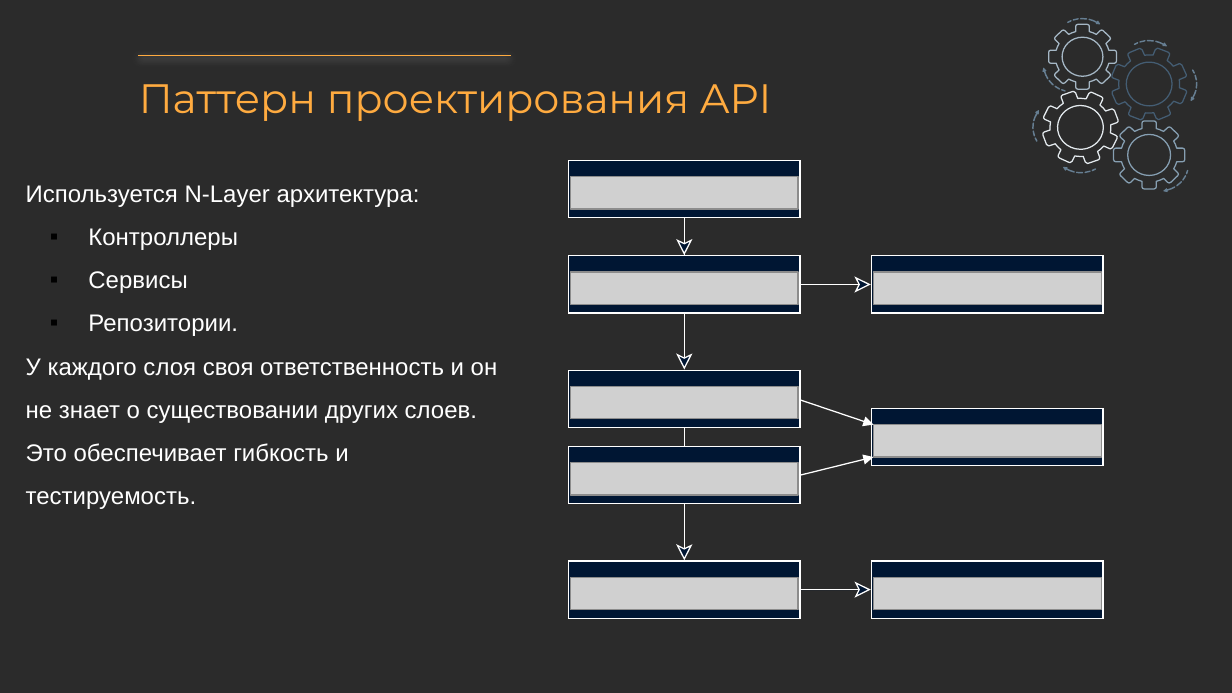
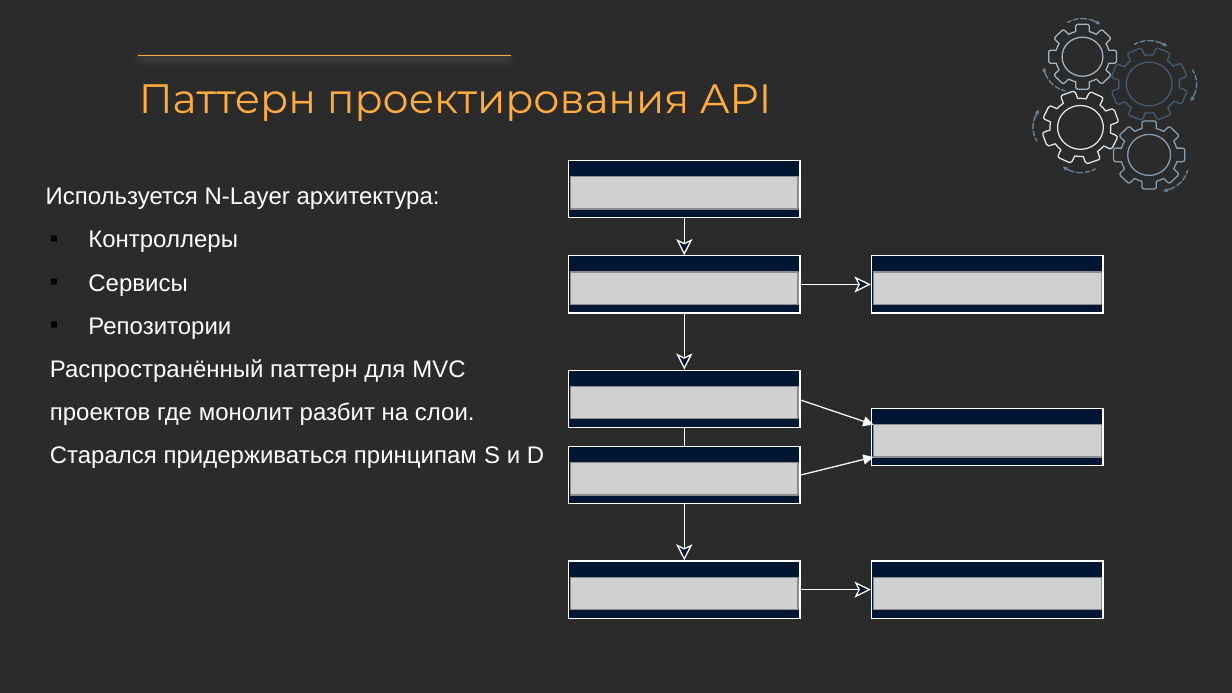
Before and after one commit to Bikmacs/CafeSystem, a slide deck: slide 7 of Docs/Презентация системы кафе.pptx. Drawn at 1232x693 pixels with LibreOffice and Linux fonts; fonts in the diff are those of the drawing; grey boxes stand for pictures; background and template pictures are left out; a plain dark background stands for a picture behind light text. Boxes give left, top, right and bottom in pixels: in the first picture for what was removed or moved away, otherwise in the second. Text is boxed around its words. In the diff, an @@ line names an element or a change of style, - is before the commit and + after.

```diff
--- a/Docs/Презентация системы кафе.pptx
+++ b/Docs/Презентация системы кафе.pptx
@@ text at <box>50,317,544,468</box>: text changed @@
-      ▪ Репозитории.
-  У каждого слоя своя ответственность и он не знает о существовании других слоев. Это обеспечивает гибкость и тестируемость.
+      ▪ Репозитории
+      Распространённый паттерн для MVC проектов где монолит разбит на слои.
+      Старался придерживаться принципам S и D
```
Also in this commit, not shown: 3 other slides changed, 1 slide removed, 1 other file.
